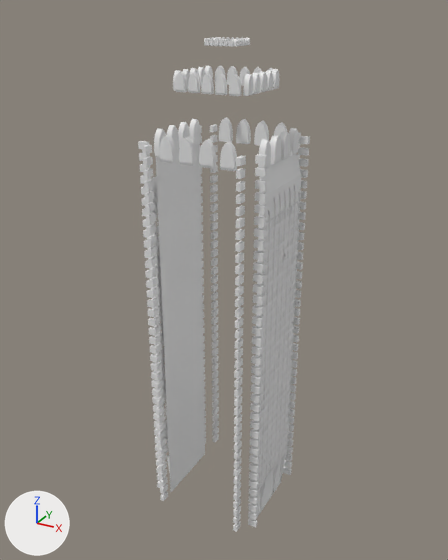
Renders of the Blender file park_tower/park_tower.blend from each side of a commit.
Both versions are drawn from a 50 mm camera at (10.43, -19.19, 19.74) aimed at (-0.16, 0.07, 10.11). Every picture has the same lights, and +X, +Y and +Z are marked at lower left.

The scene before the commit, as lines of its bpy script (objects in view):
```python
ob_beziercurve = bpy.data.objects.new('BezierCurve', me_beziercurve)
ob_beziercurve.location = (0.0, 0.0, 0.0)
ob_beziercurve.rotation_euler = (-1.571, 1.571, 0.0)  # degrees (-90, 90, 0)
ob_cutouts_lvl1 = bpy.data.objects.new('cutouts_lvl1', me_cube_006)
ob_cutouts_lvl1.location = (0.0, 0.0, 0.0)
ob_cutouts_lvl1.rotation_euler = (0.0, 0.0, 1.571)  # degrees (0, 0, 90)
ob_cutouts_lvl2 = bpy.data.objects.new('cutouts_lvl2', me_cube_007)
ob_cutouts_lvl2.location = (0.0, 0.0, 0.0)
ob_cutouts_lvl2_001 = bpy.data.objects.new('cutouts_lvl2.001', me_cube_011)
ob_cutouts_lvl2_001.location = (0.0, 0.0, 0.0)
ob_cutouts_lvl2_001.rotation_euler = (0.0, 0.0, 1.571)  # degrees (0, 0, 90)
ob_cutouts_lvl3 = bpy.data.objects.new('cutouts_lvl3', me_cube_008)
ob_cutouts_lvl3.location = (0.0, 0.0, 0.0)
ob_cutouts_lvl3.scale = (0.352, 0.352, 0.352)
ob_cutouts_lvl3_001 = bpy.data.objects.new('cutouts_lvl3.001', me_cube_012)
ob_cutouts_lvl3_001.location = (0.0, 0.0, 0.0)
ob_cutouts_lvl3_001.rotation_euler = (0.0, 0.0, 1.571)  # degrees (0, 0, 90)
ob_cutouts_lvl3_001.scale = (0.352, 0.352, 0.352)
ob_park_tower = bpy.data.objects.new('park_tower', me_cube_001)
ob_park_tower.location = (0.0, 0.0, 0.0)
ob_windows_sides = bpy.data.objects.new('windows_sides', me_cube_005)
ob_windows_sides.location = (0.0, -0.1, 0.0)
ob_windows_sides.rotation_euler = (0.0, 0.0, 1.571)  # degrees (0, 0, 90)
ob_windows_sides_001 = bpy.data.objects.new('windows_sides.001', me_cube_009)
ob_windows_sides_001.location = (0.0, -0.1, 0.0)
# me_cube_005
# before: 0 (-1.825, 2.053, 0.5), 1 (-1.825, 2.053, 0.75), 4 (-1.675, 2.053, 0.5), 5 (-1.675, 2.053, 0.75) at pixel (165, 483)
# me_cube_007
# before: 0 (-1.175, 1.22, 17.2) at pixel (214, 83), 1 (-1.175, 1.376, 17.2), 2 (-0.825, 1.22, 17.2), 3 (-0.825, 1.376, 17.2)
# me_cube_008
# before: 0 (-1.425, 1.364, 52.836), 1 (-1.425, 1.639, 52.836), 2 (-1.075, 1.364, 52.836), 3 (-1.075, 1.639, 52.836)
# me_cube_011
# before: 0 (-1.175, 1.22, 17.2), 1 (-1.175, 1.376, 17.2) at pixel (173, 90), 2 (-0.825, 1.22, 17.2), 3 (-0.825, 1.376, 17.2)
# me_cube_012
# before: 0 (-1.425, 1.364, 52.836) at pixel (206, 45), 1 (-1.425, 1.639, 52.836) at pixel (204, 45), 2 (-1.075, 1.364, 52.836) at pixel (208, 45), 3 (-1.075, 1.639, 52.836) at pixel (206, 45)
# also in view: 'cutouts_lvl1.001' at (0.0, 0.0, 15.45)
```
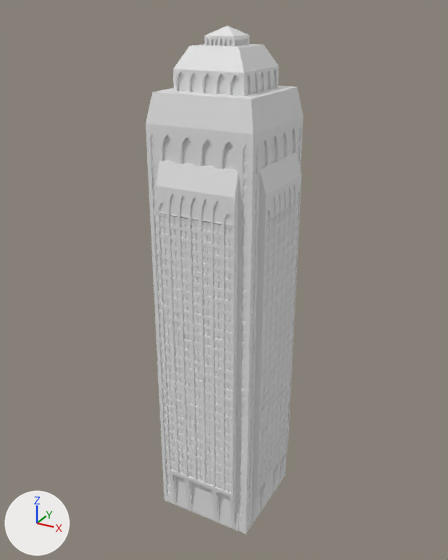
Commit message: add modifiers

ob_beziercurve is not drawn itself; it is used by a modifier of ob_park_tower.
ob_side_columns is not drawn itself; it is used by a modifier of ob_park_tower.

Pixel boxes [x1, y1, x2, y2] of what changed, in the pictures (448 x 560 px; the box of a moved part takes in the faces that stretch with it):
'park_tower', reshaped, modifiers changed: before [151, 143, 302, 517]; after [146, 26, 303, 534]
'windows_sides.001', deleted: before [142, 124, 301, 532]
'windows_sides', hidden: before [138, 126, 310, 528]
'cutouts_lvl1.001', hidden: before [160, 117, 287, 171]
'cutouts_lvl1', hidden: before [154, 119, 299, 168]
'cutouts_lvl2', hidden: before [175, 66, 273, 96]
'cutouts_lvl2.001', hidden: before [173, 66, 280, 96]
'cutouts_lvl3', hidden: before [205, 37, 243, 47]
'cutouts_lvl3.001', hidden: before [204, 37, 250, 46]
part 1 of me_cube_005, added: after [151, 143, 248, 523]
part 2 of me_cube_005, moved or reshaped: before [138, 126, 308, 528]; after [248, 135, 300, 521]
part 3 of me_cube_007, moved or reshaped: before [175, 83, 244, 96]; after [177, 89, 240, 96]
part 4 of me_cube_008, moved or reshaped: before [205, 45, 233, 47]; after [215, 45, 232, 46]
part 5 of me_cube_011, moved or reshaped: before [173, 84, 279, 96]; after [246, 86, 277, 95]

What changed in the scene script:
```text
Change me_cube_005:
    where me_cube_005.from_pydata(...)  # 8 vertices, 6 faces; spans x -1.825..-1.675, y 2.053..2.395, z 0.5..0.75
    used by ob_windows_sides; location = (0.0, -0.1, 0.0); rotation_euler = (0.0, 0.0, 1.571), in degrees (0, 0, 90)
    verts and faces of me_cube_005; kept vertices keep their numbers, new ones are numbered from 8
    me_cube_005 part 1: a new loose piece, a box spanning x -2.395..-1.95, y -1.825..-1.675, z 0.5..0.75
    me_cube_005 part 2
    add for i in [0, 1, 4, 5]: verts[i] += (0.0, -0.103, 0.0)
Change me_cube_007:
    where me_cube_007.from_pydata(...)  # 54 vertices, 31 faces; spans x -1.175..-0.825, y 1.22..1.398, z 17.2..17.831
    me_cube_007 part 3
    add for i in [*range(0, 4)]: me_cube_007.vertices[i].co += Vector((0.0, 0.0, 0.01))
Change me_cube_008:
    where me_cube_008.from_pydata(...)  # 54 vertices, 31 faces; spans x -1.425..-1.075, y 1.364..1.661, z 52.836..53.467
    used by ob_cutouts_lvl3; location = (0.0, 0.0, 0.0); scale = (0.352, 0.352, 0.352)
    me_cube_008 part 4
    add for i in [*range(0, 4)]: me_cube_008.vertices[i].co += Vector((0.0, 0.0, 0.033))
Change me_cube_011:
    where me_cube_011.from_pydata(...)  # 54 vertices, 31 faces; spans x -1.175..-0.825, y 1.22..1.398, z 17.2..17.831
    used by ob_cutouts_lvl2_001; location = (0.0, 0.0, 0.0); rotation_euler = (0.0, 0.0, 1.571), in degrees (0, 0, 90)
    me_cube_011 part 5
    add for i in [*range(0, 4)]: me_cube_011.vertices[i].co += Vector((0.0, 0.0, 0.01))
Change me_cube_012:
    where me_cube_012.from_pydata(...)  # 54 vertices, 31 faces; spans x -1.425..-1.075, y 1.364..1.661, z 52.836..53.467
    used by ob_cutouts_lvl3_001; location = (0.0, 0.0, 0.0); rotation_euler = (0.0, 0.0, 1.571), in degrees (0, 0, 90); scale = (0.352, 0.352, 0.352)
    me_cube_012 part 6
    add for i in [*range(0, 4)]: me_cube_012.vertices[i].co += Vector((0.0, 0.0, 0.033))
Change ob_park_tower:
    where _m = ob_park_tower.modifiers.new('Boolean', 'BOOLEAN')
    _m.object: ob_cube_002 -> ob_side_columns
    where _m = ob_park_tower.modifiers.new('Boolean.001', 'BOOLEAN')
    _m.object: ob_cutouts_lvl1 -> ob_windows_sides
    where _m = ob_park_tower.modifiers.new('Boolean.002', 'BOOLEAN')
    _m.object: ob_beziercurve -> ob_cutouts_lvl1_001
    where _m = ob_park_tower.modifiers.new('Boolean.003', 'BOOLEAN')
    _m.object: ob_windows_sides -> ob_cutouts_lvl1
    where _m = ob_park_tower.modifiers.new('Boolean.005', 'BOOLEAN')
    add _m.object = ob_cutouts_lvl2_001
    add _m.solver = 'FLOAT'
    add _m = ob_park_tower.modifiers.new('Boolean.006', 'BOOLEAN')
    remove _m = ob_park_tower.modifiers.new('Boolean.006', 'BOOLEAN')
    add _m = ob_park_tower.modifiers.new('Boolean.007', 'BOOLEAN')
    add _m.object = ob_cutouts_lvl3_001
    add _m.solver = 'FLOAT'
    add _m = ob_park_tower.modifiers.new('Boolean.008', 'BOOLEAN')
    add _m.object = ob_overhang
    add _m.operation = 'UNION'
    add _m.solver = 'FLOAT'
    add _m = ob_park_tower.modifiers.new('Boolean.009', 'BOOLEAN')
    remove _m = ob_park_tower.modifiers.new('Boolean.007', 'BOOLEAN')
    remove _m.object = ob_overhang2
    remove _m.solver = 'FLOAT'
Change ob_windows_sides:
    ob_windows_sides.location: (0.0, -0.1, 0.0) -> (0.0, 0.0, 0.0)
    add ob_windows_sides.hide_set(True)
Remove ob_beziercurve:
    ob_beziercurve = bpy.data.objects.new('BezierCurve', me_beziercurve)
Change ob_cutouts_lvl1:
    add ob_cutouts_lvl1.hide_set(True)
Change ob_cutouts_lvl2:
    add ob_cutouts_lvl2.hide_set(True)
Change ob_cutouts_lvl3:
    ob_cutouts_lvl3.scale: (0.352, 0.352, 0.352) -> (0.334, 0.352, 0.352)
    add ob_cutouts_lvl3.hide_set(True)
Remove ob_windows_sides_001:
    ob_windows_sides_001 = bpy.data.objects.new('windows_sides.001', me_cube_009)
Change ob_cutouts_lvl1_001:
    add ob_cutouts_lvl1_001.hide_set(True)
Change ob_cutouts_lvl2_001:
    add ob_cutouts_lvl2_001.hide_set(True)
Change ob_cutouts_lvl3_001:
    ob_cutouts_lvl3_001.scale: (0.352, 0.352, 0.352) -> (0.334, 0.352, 0.352)
    add ob_cutouts_lvl3_001.hide_set(True)
Add ob_side_columns:
    ob_side_columns = bpy.data.objects.new('side_columns', me_beziercurve_002)  # 116 vertices, 70 faces; spans x -2.2..-1.6, y -1.9..2.2, z -0.1..15.8; modifiers MIRROR, MIRROR
    ob_side_columns.location = (0.0, 0.0, 0.0)
```
